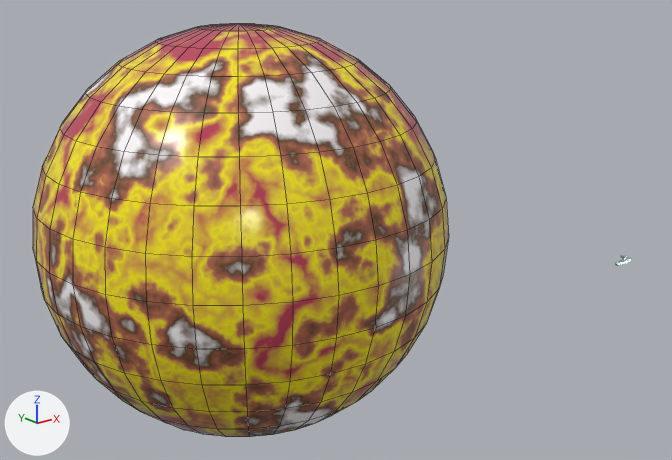
Before and after pictures for a commit that changed the Blender file space station.blend.
Both versions are drawn from a 50 mm lens placed at (-478.0, -314.0, 190.0), pointed at (-155.0, 90.0, 29.0). The lights are fixed; the arrows at lower left show +X, +Y and +Z. Mesh edges are drawn as thin lines on the coarser meshes.

Names of what the first picture shows: 'Planet'.
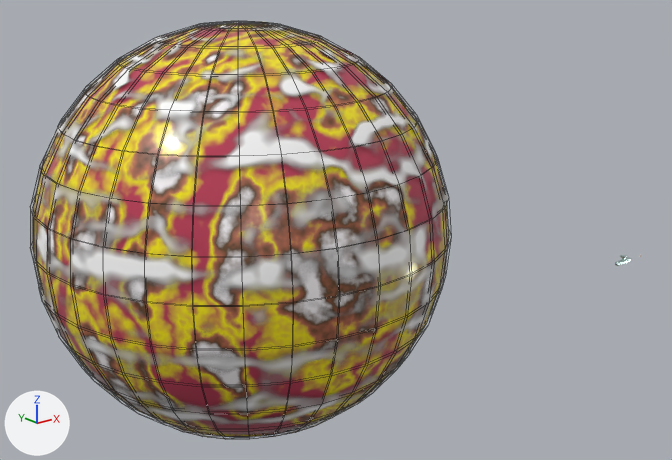
Diff of the bpy script that builds the scene:
```diff
--- a/space station.blend.py
+++ b/space station.blend.py
@@ mat_planet @@
 n2 = _N.new('ShaderNodeTexVoronoi'); n2.name = 'Voronoi Texture'
-n2.inputs[2].default_value = 1.9  # 'Scale'
+n2.inputs[2].default_value = 2.2  # 'Scale'
 n2.inputs[3].default_value = 2.2  # 'Detail'
@@ mat_planet @@
 n5 = _N.new('ShaderNodeMapping'); n5.name = 'Mapping'
-n5.inputs[3].default_value = (1.0, 2.2, 1.0)  # 'Scale'
+n5.inputs[3].default_value = (1.0, 6.0, 1.0)  # 'Scale'
 n6 = _N.new('ShaderNodeTexNoise'); n6.name = 'Noise Texture'
-n6.inputs[2].default_value = 6.4  # 'Scale'
+n6.inputs[2].default_value = 6.5  # 'Scale'
 n6.inputs[3].default_value = 5.4  # 'Detail'
@@ mat_atmosphere @@
+mat_atmosphere = bpy.data.materials.new('Atmosphere')
+# nodes: BsdfPrincipled, Mapping, OutputMaterial, TexCoord, TexNoise, TexVoronoi, ValToRGB, VectorMath
+# colours: black #000000, white #ffffff
@@ me_sphere_001 @@
+me_sphere_001.from_pydata(...)  # a UV sphere (32 segments, 16 rings, poles along z) spanning x -1.0..1.0, y -1.0..1.0, z -1.0..1.0
+me_sphere_001.polygons.foreach_set('use_smooth', [True] * 512)
+me_sphere_001.materials.append(mat_atmosphere)
@@ ob_atmosphere @@
+ob_atmosphere = bpy.data.objects.new('Atmosphere', me_sphere_001)
+ob_atmosphere.parent = ob_planet
+ob_atmosphere.matrix_parent_inverse = Matrix(((0.00911, 0.0, 0.0, 1.96), (0.0, 0.00911, 0.0, -0.854), (0.0, 0.0, 0.00911, -0.361), (0.0, 0.0, 0.0, 1.0)))
+ob_atmosphere.location = (-215.2, 93.77, 39.68)
+ob_atmosphere.scale = (111.0, 111.0, 111.0)
```

Where the change shows, as pixel boxes [x1, y1, x2, y2] in the pictures (672 x 460 px):
'Planet', surface changed: [33, 23, 449, 437] in both
'Atmosphere', added: after [30, 21, 448, 439]
